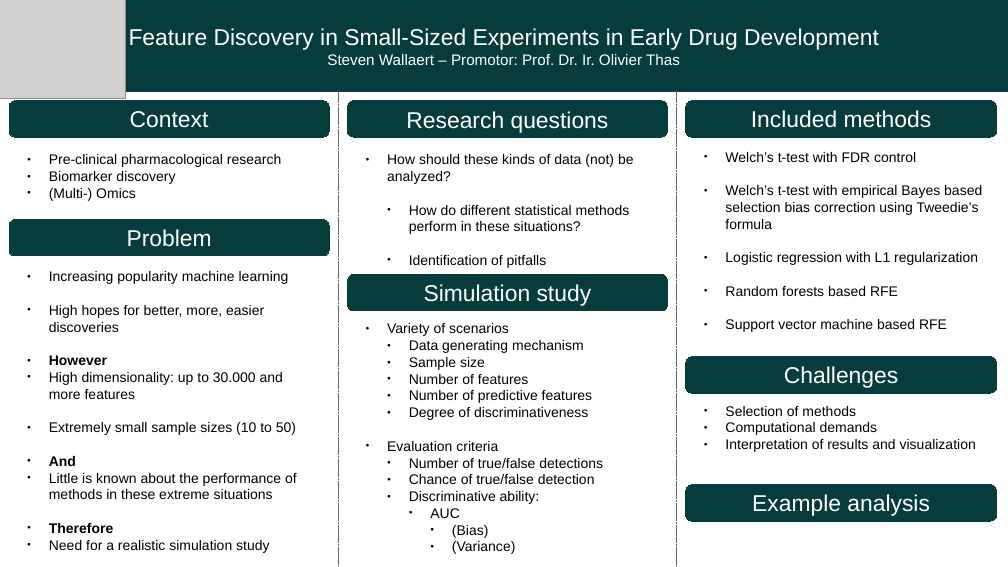
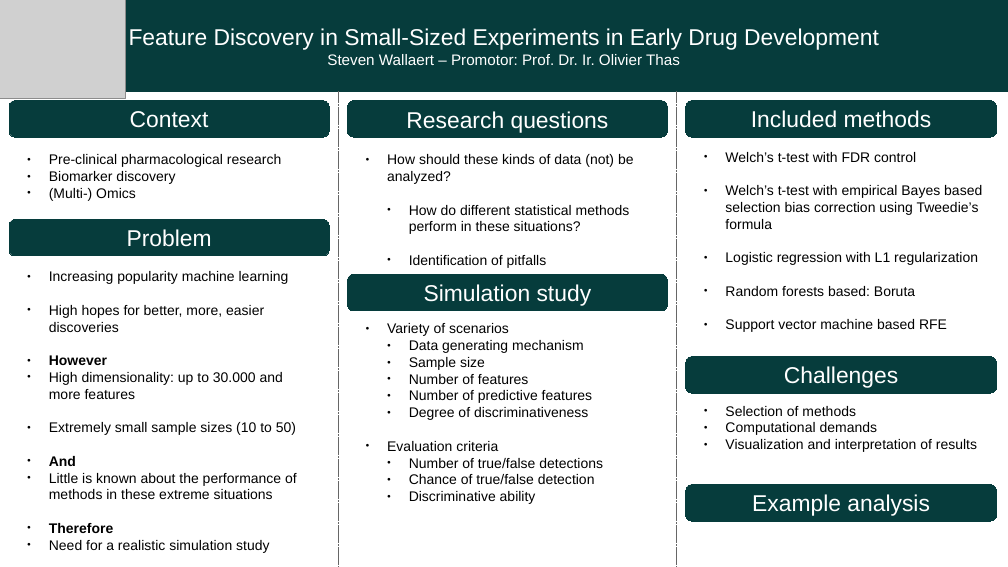
Before and after one commit to StevenWallaert/masterthesis, a slide deck: slide 1 of poster-SW.odp. Drawn at 1008x567 pixels with LibreOffice and Linux fonts; fonts in the diff are those of the drawing; grey boxes stand for pictures. Boxes give left, top, right and bottom in pixels: in the first picture for what was removed or moved away, otherwise in the second. Text is boxed around its words. In the diff, an @@ line names an element or a change of style, - is before the commit and + after.

```diff
--- a/poster-SW.odp
+++ b/poster-SW.odp
@@ text at (x1=725, y1=286, x2=915, y2=296): text changed @@
-● Random forests based RFE
+● Random forests based: Boruta
@@ text at (x1=725, y1=439, x2=977, y2=452): text changed @@
-● Interpretation of results and visualization
+● Visualization and interpretation of results
@@ text at (x1=409, y1=491, x2=536, y2=504): text changed @@
-  ● Discriminative ability:
-    ● AUC
-      ● (Bias)
-      ● (Variance)
+  ● Discriminative ability
```
Also in this commit, not shown: 10 other files.
